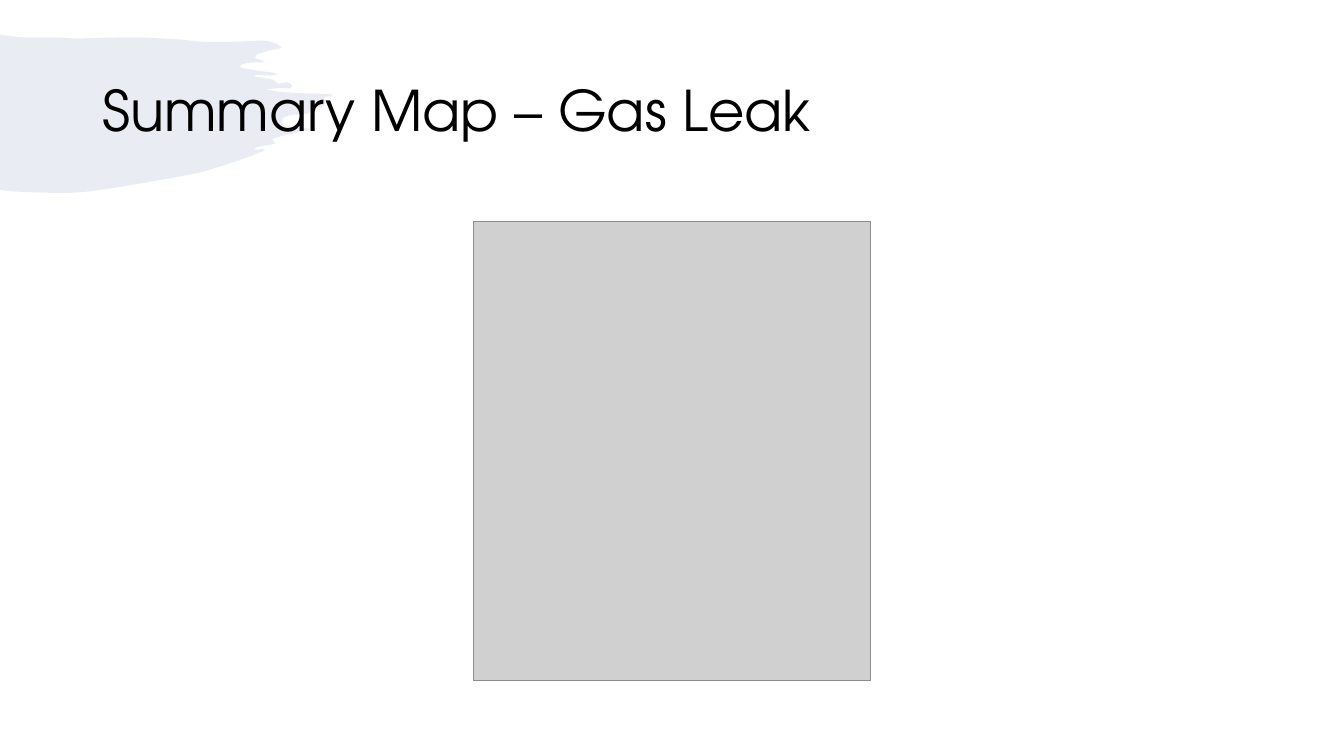
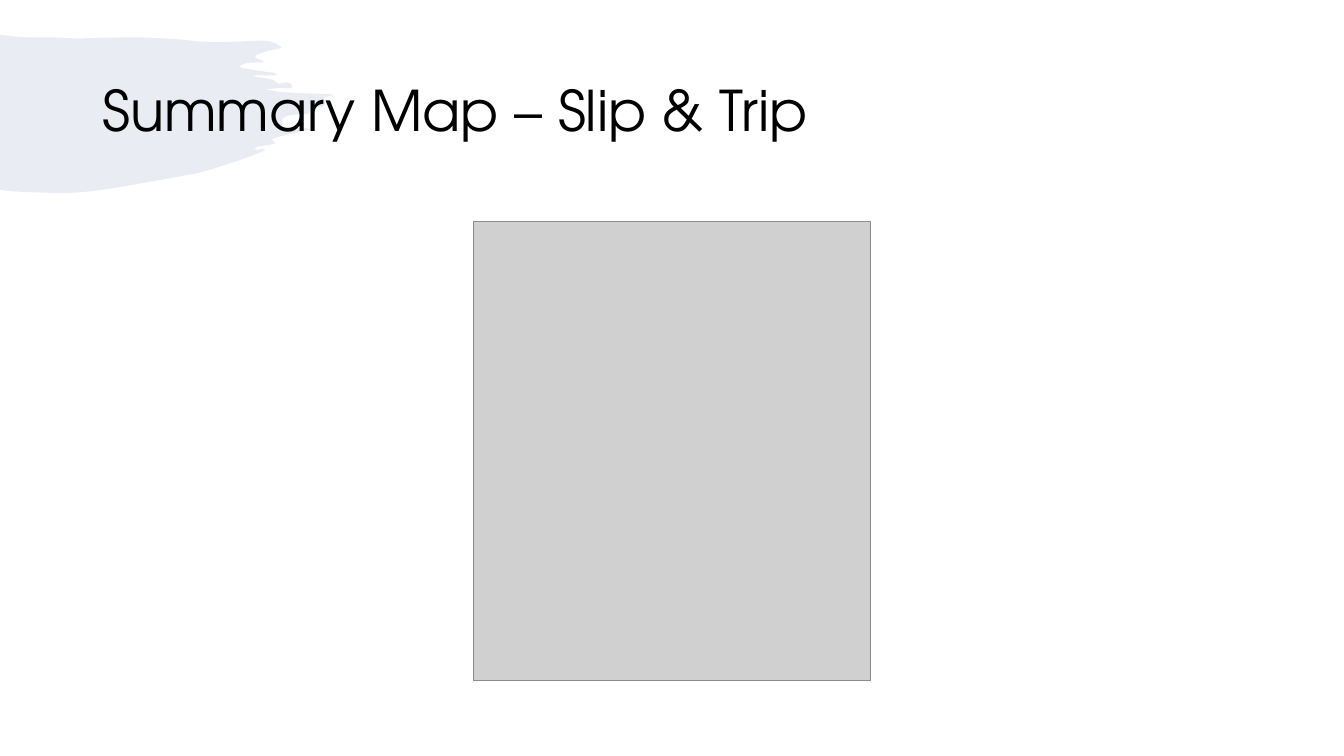
Before and after one commit to TeniaXu/ISDT-CA2, a slide deck: slide 6 of Slides/Map.pptx. Drawn at 1344x756 pixels with LibreOffice and Linux fonts; fonts in the diff are those of the drawing; grey boxes stand for pictures. Boxes give left, top, right and bottom in pixels: in the first picture for what was removed or moved away, otherwise in the second. Text is boxed around its words. In the diff, an @@ line names an element or a change of style, - is before the commit and + after.

```diff
--- a/Slides/Map.pptx
+++ b/Slides/Map.pptx
@@ title at box(102, 89, 808, 142): text changed @@
-Summary Map – Gas Leak
+Summary Map – Slip & Trip
```
Also in this commit, not shown: 3 other files.
